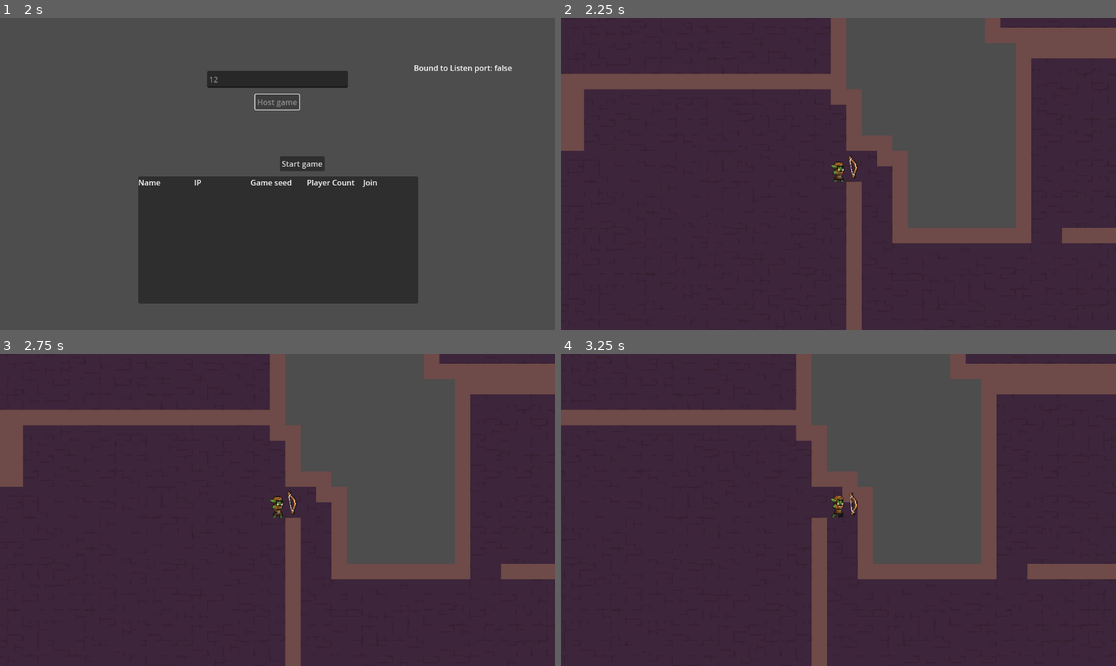
Above: before the commit, frames 1-4 (two rows, left to right).
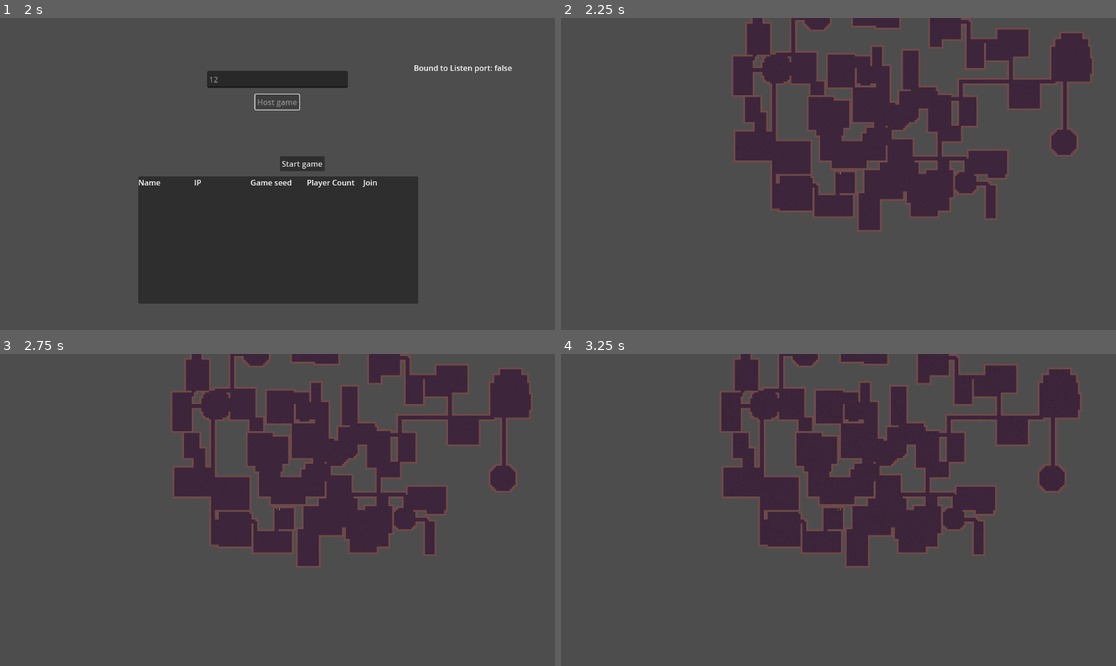
Above: after the commit, the same moments.

Repository: KSaB22/godot-game
Game: Godot game, scene res://scenes/main_menu.tscn
The game is run twice, just before and just after one commit, with the same random seed, the same clock (stepped at 60 frames per second) and the same inputs.
Inputs (mouse positions are in pixels of both pictures, inside the frame that each line leads up to):
- Up to frame 1 (2 s): click (277, 80) at 0.52 s; type "12" at 0.6 s; click "Host game" at 1.25 s
- Up to frame 2 (2.25 s): click "Start game" at 2 s
- Up to frame 3 (2.75 s): no input
- Up to frame 4 (3.25 s): tap Enter at 2.75 s; move the mouse to (960, 494) at 2.77 s; hold Right (ui_right) from 2.78 s (still down); click (960, 494) at 2.85 s

Frame 1 is identical in both runs. In frame 2, 84% of the frame differs, in the area x 0-100%, y 0-100%; in frame 3, 84%; in frame 4, 85%.

Commit message:
starting to add bots

Diff:
--- a/scenes/enemy.tscn
+++ b/scenes/enemy.tscn
@@ -1,6 +1,7 @@
-[gd_scene load_steps=14 format=3 uid="uid://dob7stutixuuh"]
+[gd_scene load_steps=15 format=3 uid="uid://dob7stutixuuh"]
 
 [ext_resource type="Script" uid="uid://cetdnps18djiv" path="res://scripts/enemy.gd" id="1_7p1mj"]
+[ext_resource type="PackedScene" uid="uid://bt01byqqqqv21" path="res://scenes/projectile.tscn" id="2_5uy6h"]
 [ext_resource type="Texture2D" uid="uid://loqtkcbhocsm" path="res://assets/Pixel Crawler - Free Pack 2.0.4/Pixel Crawler - Free Pack/Entities/Mobs/Skeleton Crew/Skeleton - Mage/Idle/Idle-Sheet.png" id="2_md0e3"]
 [ext_resource type="Texture2D" uid="uid://b8fgkbqao4qk7" path="res://assets/Pixel Crawler - Free Pack 2.0.4/Pixel Crawler - Free Pack/Entities/Mobs/Skeleton Crew/Skeleton - Mage/Run/Run-Sheet.png" id="3_4ra3w"]
 
@@ -78,6 +79,7 @@
 
 [node name="Enemy" type="CharacterBody2D"]
 script = ExtResource("1_7p1mj")
+projectile_scene = ExtResource("2_5uy6h")
 
 [node name="AnimatedSprite2D" type="AnimatedSprite2D" parent="."]
 position = Vector2(2, 0)
--- a/scenes/player.tscn
+++ b/scenes/player.tscn
@@ -121,7 +121,7 @@
 shape = SubResource("CapsuleShape2D_smehm")
 
 [node name="Camera2D" type="Camera2D" parent="."]
-zoom = Vector2(2, 2)
+zoom = Vector2(0.25, 0.25)
 
 [node name="MultiplayerSynchronizer" type="MultiplayerSynchronizer" parent="."]
 replication_config = SubResource("SceneReplicationConfig_qlg0r")
--- a/scripts/enemy.gd
+++ b/scripts/enemy.gd
@@ -4,8 +4,9 @@
 @export var move_speed: float = 80.0
 @export var attack_damage: int = 10
 @export var attack_cooldown: float = 2.0
-@export var projectile_speed: float = 200.0
-@export var max_health: int = 30
+@export var max_health: int = 20
+
+@export var projectile_scene: PackedScene
 
 var player_in_same_room: bool = false
 var player_ref: Node2D = null
@@ -66,11 +67,9 @@
 		if animated_sprite.animation != "walk":
 			animated_sprite.play("walk")
 
-		# Flip sprite based on direction
-		if direction.x > 0:
-			animated_sprite.flip_h = false
-		else:
-			animated_sprite.flip_h = true
+		# Flip sprite based on direction, ignoring vertical-only movement
+		if direction.x != 0:
+			animated_sprite.flip_h = direction.x < 0
 	else:
 		# Player in attack range but cooling down
 		velocity = Vector2.ZERO
@@ -93,15 +92,23 @@
 
 	# Find the nearest player in the same room
 	var players = get_tree().get_nodes_in_group("player")
-	player_in_same_room = false
-	player_ref = null
+	var closest_player = null
+	var min_distance_sq = INF # Use squared distance to avoid sqrt
 
 	for player in players:
 		var player_room_id = level.room_id_at_global(player.global_position)
 		if player_room_id == enemy_room_id and enemy_room_id >= 0:
-			player_in_same_room = true
-			player_ref = player
-			break
+			var distance_sq = global_position.distance_squared_to(player.global_position)
+			if distance_sq < min_distance_sq:
+				min_distance_sq = distance_sq
+				closest_player = player
+
+	if closest_player:
+		player_in_same_room = true
+		player_ref = closest_player
+	else:
+		player_in_same_room = false
+		player_ref = null
 
 func attack_player(direction: Vector2):
 	if not can_attack or player_ref == null:
@@ -110,32 +117,15 @@
 	can_attack = false
 	attack_timer = attack_cooldown
 
-	# Play attack animation
-	if animated_sprite.sprite_frames and animated_sprite.sprite_frames.has_animation("attack"):
-		animated_sprite.play("attack")
-
-	# Launch projectile
 	launch_projectile(direction)
 
 func launch_projectile(direction: Vector2):
 	if not projectile_spawn:
 		return
 
-	var projectile_scene = load("res://scenes/projectile.tscn")
-	if not projectile_scene:
-		print("Projectile scene not found!")
-		return
-
 	var projectile = projectile_scene.instantiate()
 	projectile.global_position = projectile_spawn.global_position
 	projectile.rotation = direction.angle()
-
+	projectile.damage = attack_damage
+	projectile.is_player_projectile = false
 	get_parent().add_child(projectile)
-
-	if projectile.has_method("setup"):
-		projectile.setup(direction * projectile_speed, attack_damage, self)
-
-	if direction.x > 0:
-		animated_sprite.flip_h = false
-	else:
-		animated_sprite.flip_h = true
--- a/scripts/level.gd
+++ b/scripts/level.gd
@@ -21,28 +21,41 @@
 @onready var spawner: MultiplayerSpawner = $MultiplayerSpawner
 @onready var playerSpawns: Node2D = $Players
 
+
 func _ready() -> void:
 	add_to_group("level")
 	generate_level()
-	var spawns: Array[Vector2i] = get_edge_spawns(max_players)
+	handle_spawns()
+
+
+
+func _process(_delta: float) -> void:
+	return
+
+func handle_spawns() -> void:
+	var spawns: Array[Dictionary] = get_leaf_spawns(max_players)
 	var index := 0
+
 	for peer_id in GameManager.Players:
+		if index >= spawns.size():
+			break
+
+		var spawn_info = spawns[index]
+
 		print("This is character  " + str(peer_id))
 		PlayerScene = preload("res://scenes/player.tscn")
 		var p := PlayerScene.instantiate()
 		p.name = str(peer_id)
 		p.set_multiplayer_authority(peer_id)
 		$Players.add_child(p, true)
-		p.global_position = tile_to_global(spawns[index])
-		p.syncPos = tile_to_global(spawns[index])
+
+		p.global_position = tile_to_global(spawn_info["pos"])
+		p.syncPos = tile_to_global(spawn_info["pos"])
 		index += 1
-
-func _process(_delta: float) -> void:
-	return
 
 func generate_level() -> void:
 	seed(game_seed)
-	var amount_of_rooms: int = 100 # randi_range(max_players*2 , 4 * max_players)
+	var amount_of_rooms: int = 100
 	var level_size := Vector2i(180, 150)
 
 	level_tile_map.clear()
@@ -52,47 +65,48 @@
 	for i in range(amount_of_rooms):
 		generate_room(i, level_size)
 
-	connect_rooms()      # dig all corridors after rooms
-	generate_walls()     # single global pass to surround all floors
+	connect_rooms()
+	_calculate_all_room_depths()
+	generate_walls()
+
 
 # --- helpers -------------------------------------------------------
 
 func tile_to_global(tile: Vector2i) -> Vector2:
-	# World-space center of the cell
 	return level_tile_map.to_global(level_tile_map.map_to_local(tile))
 
+
 func global_to_tile(global_pos: Vector2) -> Vector2i:
-	# Convert a world position to tile coords on this TileMap
 	return level_tile_map.local_to_map(level_tile_map.to_local(global_pos))
 
+
 func room_id_at_tile(tile: Vector2i) -> int:
-	# >=0 room id, -1 corridor, -2 outside/void
 	return int(room_tiles[tile]) if  room_tiles.has(tile) else -2
+
 
 func room_id_at_global(global_pos: Vector2) -> int:
 	return room_id_at_tile(global_to_tile(global_pos))
 
-# Get the main player's current room.
-# use_last_known_inside=true will return the last non-corridor room when in a corridor.
+
 func get_current_room_id(currentPlayer, use_last_known_inside: bool = false) -> int:
 	var rid: int = room_id_at_global(currentPlayer.global_position)
 
-	# Update tracking vars
 	if rid != current_room_id:
 		current_room_id = rid
 		if rid >= 0:
 			last_non_corridor_room_id = rid
 
-	# Optional "sticky" room behavior while in corridor
 	if use_last_known_inside and rid == -1 and last_non_corridor_room_id >= 0:
 		return last_non_corridor_room_id
 
 	return rid
+
 
 func place_wall_at(p: Vector2i) -> void:
 	if room_tiles.has(p):
 		return
 	level_tile_map.set_cell(LAYER, p, 0, WALL_ATLAS)
+
 
 func add_floor_tile(this_coords: Vector2i, i: int) -> void:
 	room_tiles[this_coords] = i
@@ -105,7 +119,7 @@
 	var tileset_picker := Vector2i(randi_range(6, 9), randi_range(0, 2))
 	level_tile_map.set_cell(LAYER, this_coords, 0, tileset_picker)
 
-# Always-combine overlap resolver
+
 func handle_combine(this_coords: Vector2i, i: int) -> int:
 	var j: int = room_tiles[this_coords]
 	if i == j:
@@ -115,16 +129,25 @@
 	var high_id: int = j if i < j else i
 
 	if room_dic.has(high_id) and room_dic.has(low_id):
-		var high_tiles: Array = room_dic[high_id]["tiles"]
-		var low_tiles: Array = room_dic[low_id]["tiles"]
-		for tile in high_tiles:
-			if tile not in low_tiles:
-				low_tiles.append(tile)
+		var high_room = room_dic[high_id]
+		var low_room = room_dic[low_id]
+
+		for tile in high_room.get("tiles", []):
+			if tile not in low_room["tiles"]:
+				low_room["tiles"].append(tile)
 				room_tiles[tile] = low_id
+
+		for child_id in high_room.get("children", []):
+			if child_id not in low_room["children"]:
+				low_room["children"].append(child_id)
+				if room_dic.has(child_id):
+					room_dic[child_id]["parent"] = low_id
+
 		room_dic.erase(high_id)
 
 	room_tiles[this_coords] = low_id
 	return low_id
+
 
 # --- generation ----------------------------------------------------
 
@@ -132,7 +155,10 @@
 	room_dic[i] = {
 		"type": Room_types.RECTANGLE if randf() < 0.8 else Room_types.CIRCLE,
 		"tiles": [],
-		"center": Vector2i.ZERO
+		"center": Vector2i.ZERO,
+		"parent": -1,
+		"children": [],
+		"depth": 0
 	}
 
 	var origin_x: int = randi_range(-level_size.x / 2, level_size.x / 2)
@@ -150,7 +176,7 @@
 				else:
 					i = handle_combine(thiscoords, i)
 
-	else:
+	else: # CIRCLE
 		var radius: int = randi_range(3, 10)
 		var center: Vector2i = Vector2i(origin_x, origin_y)
 		for x in range(center.x - radius, center.x + radius + 1):
@@ -163,10 +189,11 @@
 					else:
 						i = handle_combine(thiscoords, i)
 
+
 func generate_walls() -> void:
 	var directions: Array[Vector2i] = [
 		Vector2i(-1, -1), Vector2i(0, -1), Vector2i(1, -1),
-		Vector2i(-1,  0),                  Vector2i(1,  0),
+		Vector2i(-1,  0),                   Vector2i(1,  0),
 		Vector2i(-1,  1), Vector2i(0,  1), Vector2i(1,  1)
 	]
 
@@ -178,6 +205,7 @@
 			var neighbor: Vector2i = tile + dir
 			if not room_tiles.has(neighbor):
 				place_wall_at(neighbor)
+
 
 # --- corridors -----------------------------------------------------
 
@@ -210,73 +238,96 @@
 					to_id = uid
 
 		if from_id != -1 and to_id != -1:
-			create_corridor(room_dic[from_id]["center"], room_dic[to_id]["center"], from_id)
+			create_corridor(room_dic[from_id]["center"], room_dic[to_id]["center"])
+
+			room_dic[to_id]["parent"] = from_id
+			room_dic[from_id]["children"].append(to_id)
+
 			connected.append(to_id)
 			unconnected.erase(to_id)
 
-func create_corridor(from: Vector2i, to: Vector2i, room_id: int) -> void:
+
+func create_corridor(from: Vector2i, to: Vector2i) -> void:
 	var current := from
 
 	while current.x != to.x:
 		var step: int = sign(to.x - current.x)
 		current.x += step
-		dig_corridor_tile(current, room_id, "horizontal")
+		dig_corridor_tile(current, "horizontal")
 
 	while current.y != to.y:
 		var step: int = sign(to.y - current.y)
 		current.y += step
-		dig_corridor_tile(current, room_id, "vertical")
-
-func dig_corridor_tile(pos: Vector2i, _room_id: int, direction: String) -> void:
+		dig_corridor_tile(current, "vertical")
+
+
+func dig_corridor_tile(pos: Vector2i, direction: String) -> void:
 	var floor_offsets: Array[Vector2i] = []
 
 	if direction == "horizontal":
-		floor_offsets = [Vector2i(0, 0), Vector2i(0, 1)]  # widen vertically
+		floor_offsets = [Vector2i(0, 0), Vector2i(0, 1)]
 	else:
-		floor_offsets = [Vector2i(0, 0), Vector2i(1, 0)]  # widen horizontally
+		floor_offsets = [Vector2i(0, 0), Vector2i(1, 0)]
 
 	for offset in floor_offsets:
 		var tile: Vector2i = pos + offset
 		if not room_tiles.has(tile):
 			add_floor_tile(tile, -1)
 
-# --- edge room detection & spawns ---------------------------------
+
+# --- tree-based room detection & spawns ---------------------------------
+
+func _calculate_all_room_depths() -> void:
+	var root_id = -1
+	for room_id in room_dic.keys():
+		if room_id >= 0 and room_dic[room_id]["parent"] == -1:
+			root_id = room_id
+			break
+
+	if root_id != -1:
+		_calculate_depth_recursive(root_id, 0)
+
+func _calculate_depth_recursive(room_id: int, current_depth: int) -> void:
+	if not room_dic.has(room_id):
+		return
+
+	room_dic[room_id]["depth"] = current_depth
+	for child_id in room_dic[room_id]["children"]:
+		_calculate_depth_recursive(child_id, current_depth + 1)
+
 
 func _dirs8() -> Array[Vector2i]:
 	return [
 		Vector2i(-1, -1), Vector2i(0, -1), Vector2i(1, -1),
-		Vector2i(-1,  0),                  Vector2i(1,  0),
+		Vector2i(-1,  0),                   Vector2i(1,  0),
 		Vector2i(-1,  1), Vector2i(0,  1), Vector2i(1,  1)
 	]
 
-func is_edge_room(room_id: int) -> bool:
-	if room_id == -1:
-		return false
-	if not room_dic.has(room_id):
-		return false
-	var tiles: Array = room_dic[room_id].get("tiles", [])
-	for t in tiles:
-		var tile: Vector2i = t
-		for d in _dirs8():
-			var n: Vector2i = tile + d
-			if not room_tiles.has(n):
-				return true
-	return false
-
-func get_edge_rooms() -> Array:
-	var result: Array = []
-	for rid in room_dic.keys():
-		if int(rid) == -1:
+
+func get_leaf_rooms() -> Array[int]:
+	var leaves: Array[int] = []
+	for room_id in room_dic.keys():
+		if room_id < 0:
 			continue
-		if is_edge_room(int(rid)):
-			result.append(int(rid))
-	return result
-
-func pick_edge_spawn(room_id: int) -> Vector2i:
+
+		if room_dic[room_id].has("children") and room_dic[room_id]["children"].is_empty():
+			leaves.append(room_id)
+
+	if leaves.is_empty():
+		for room_id in room_dic.keys():
+			if room_id >= 0:
+				leaves.append(room_id)
+
+	return leaves
+
+
+func pick_spawn_in_room(room_id: int) -> Vector2i:
 	if not room_dic.has(room_id):
 		return Vector2i.ZERO
+
 	var candidates: Array[Vector2i] = []
 	var tiles: Array = room_dic[room_id].get("tiles", [])
+
 	for t in tiles:
 		var tile: Vector2i = t
 		var touches_outside := false
@@ -287,19 +338,47 @@
 				break
 		if touches_outside:
 			candidates.append(tile)
+
 	if candidates.is_empty():
 		return room_dic[room_id].get("center", Vector2i.ZERO)
+
 	return candidates[randi() % candidates.size()]
 
-func get_edge_spawns(max_players: int) -> Array[Vector2i]:
-	var spawns: Array[Vector2i] = []
-	var edges: Array = get_edge_rooms()
-	edges.shuffle()
-	for rid in edges:
-		if spawns.size() >= max_players:
+
+func get_leaf_spawns(count: int) -> Array[Dictionary]:
+	var spawns: Array[Dictionary] = []
+	var leaves: Array = get_leaf_rooms()
+
+	leaves.sort_custom(
+		func(a, b):
+			return room_dic[a]["depth"] > room_dic[b]["depth"]
+	)
+
+	for room_id in leaves:
+		if spawns.size() >= count:
 			break
-		spawns.append(pick_edge_spawn(int(rid)))
+		var spawn_pos = pick_spawn_in_room(room_id)
+		spawns.append({"pos": spawn_pos, "room_id": room_id})
+
+	if spawns.size() < count and not leaves.is_empty():
+		var root_id = -1
+		for id in room_dic:
+			if id >= 0 and room_dic[id]["parent"] == -1:
+				root_id = id
+				break
+
+		if root_id != -1:
+			var root_already_in_spawns = false
+			for spawn_info in spawns:
+				if spawn_info["room_id"] == root_id:
+					root_already_in_spawns = true
+					break
+			if not root_already_in_spawns:
+				var spawn_pos = pick_spawn_in_room(root_id)
+				spawns.append({"pos": spawn_pos, "room_id": root_id})
+
 	return spawns
+
 
 func died(id):
 	var players = $Players.get_children()
